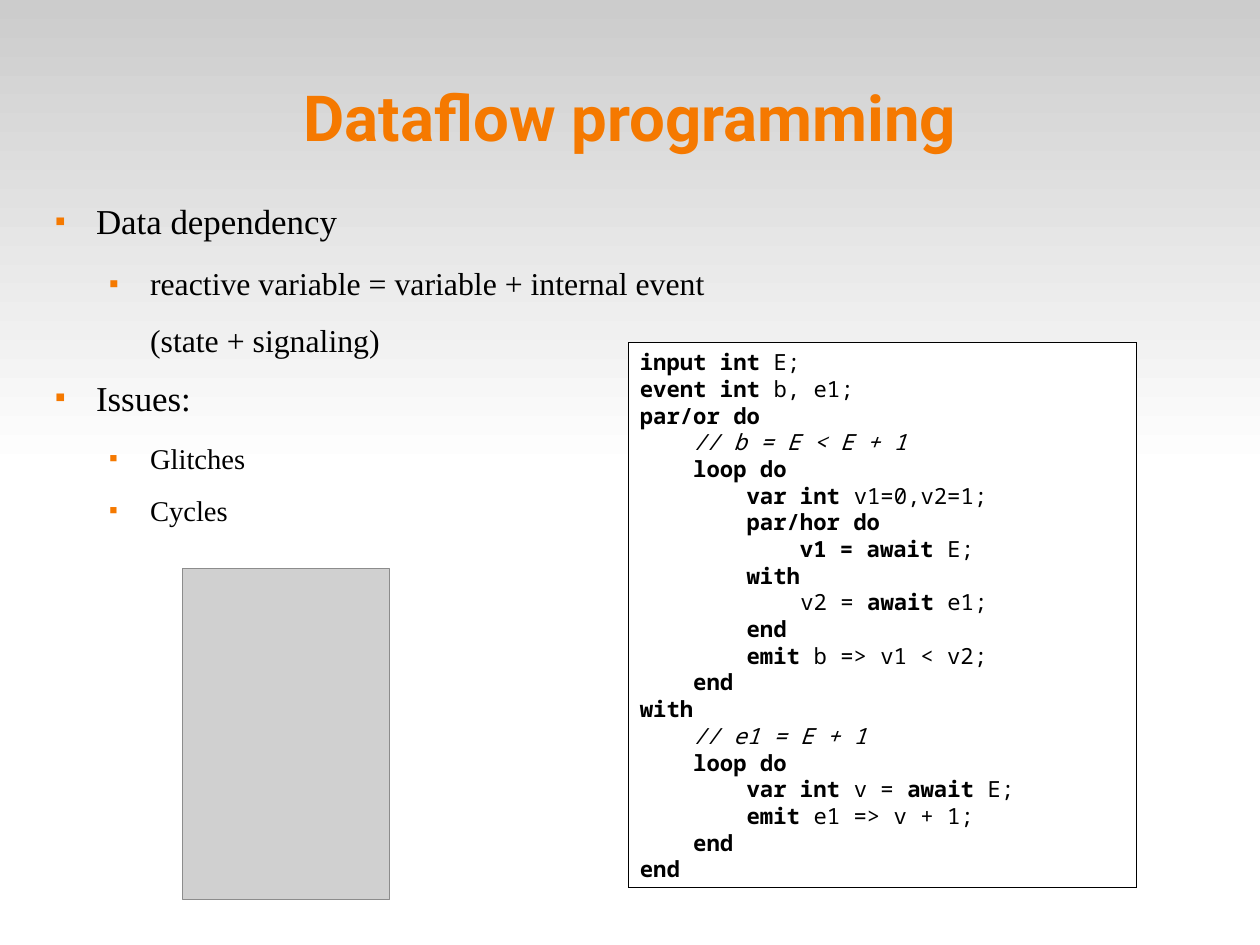
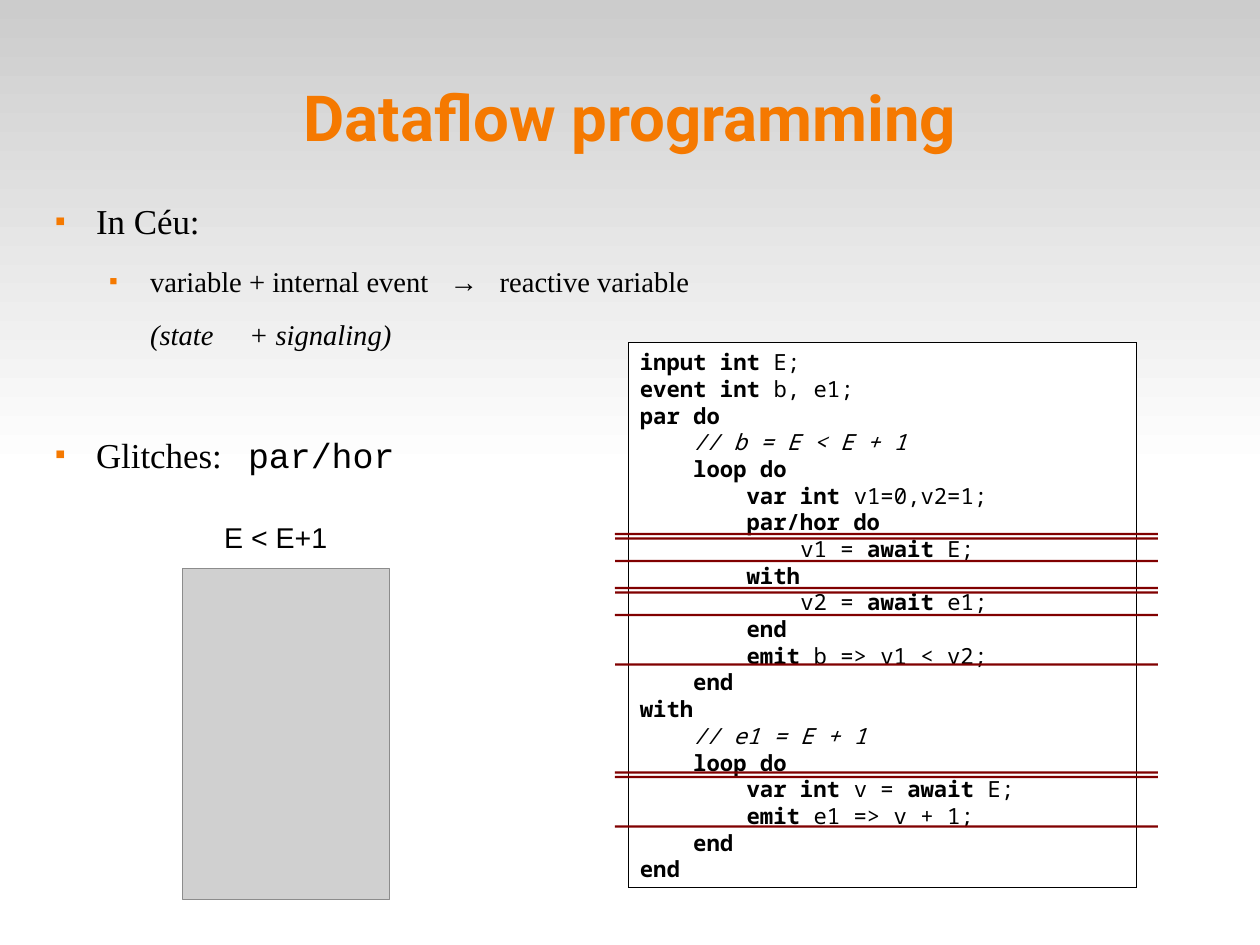
Before and after one commit to fsantanna-no/ceu-docs, a slide deck: slide 14 of ceu_rem.odp. Drawn at 1260x945 pixels with LibreOffice and Linux fonts; fonts in the diff are those of the drawing; grey boxes stand for pictures. Boxes give left, top, right and bottom in pixels: in the first picture for what was removed or moved away, otherwise in the second. Text is boxed around its words. In the diff, an @@ line names an element or a change of style, - is before the commit and + after.

```diff
--- a/ceu_rem.odp
+++ b/ceu_rem.odp
@@ text at bbox=[96, 209, 689, 293]: text changed; size 20 to 18 pt @@
-■ Data dependency
-  ■ reactive variable = variable + internal event
+■ In Céu:
+  ■ variable + internal event → reactive variable
@@ text at bbox=[150, 325, 392, 351]: size 20 to 18 pt, italic on in "(state + signaling)" @@
@@ text in rectangle at bbox=[640, 407, 720, 429]: text changed @@
-par/or do
+par do
@@ text at bbox=[96, 443, 394, 476]: text changed; size 18 to 22 pt @@
-■ Issues:
-  ■ Glitches
-  ■ Cycles
+■ Glitches: par/hor
@@ text added at bbox=[224, 528, 328, 548], 18 pt, text #000000 @@
+E < E+1
@@ line added from (615, 534) to (1158, 534), #800000 1.45 pt @@
@@ line added from (615, 539) to (1158, 539), #800000 1.45 pt @@
@@ text in rectangle at bbox=[800, 537, 974, 562]: bold off in "v1 =" @@
@@ line added from (615, 561) to (1158, 561), #800000 1.45 pt @@
@@ line added from (615, 588) to (1158, 588), #800000 1.45 pt @@
@@ line added from (615, 592) to (1158, 592), #800000 1.45 pt @@
@@ line added from (615, 615) to (1158, 615), #800000 1.45 pt @@
@@ line added from (615, 664) to (1158, 664), #800000 1.45 pt @@
@@ line added from (615, 777) to (1158, 777), #800000 1.45 pt @@
@@ line added from (615, 773) to (1158, 773), #800000 1.45 pt @@
@@ line added from (615, 827) to (1158, 827), #800000 1.45 pt @@
```
Also in this commit, not shown: 13 other slides changed, 1 slide added, 1 slide removed, 30 other files.
